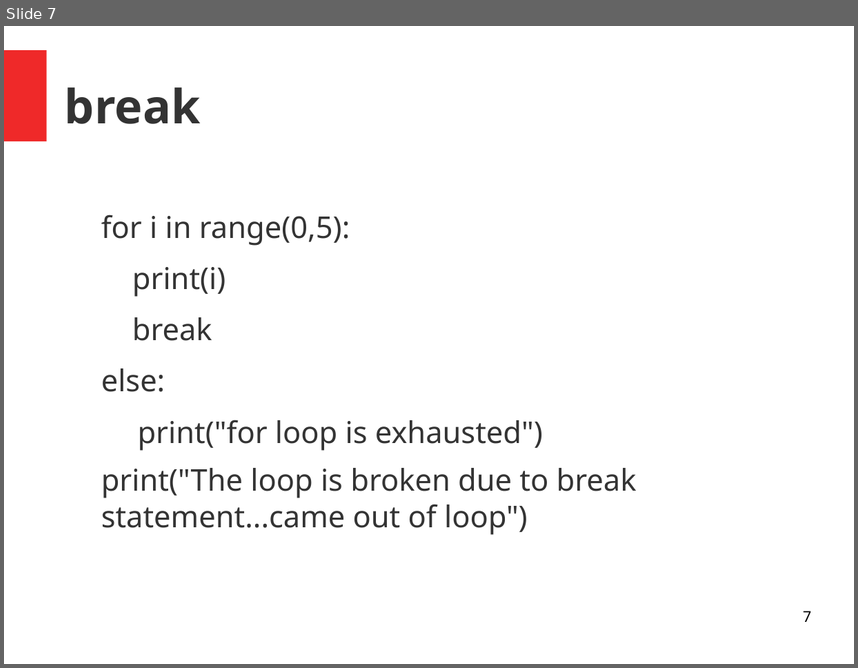
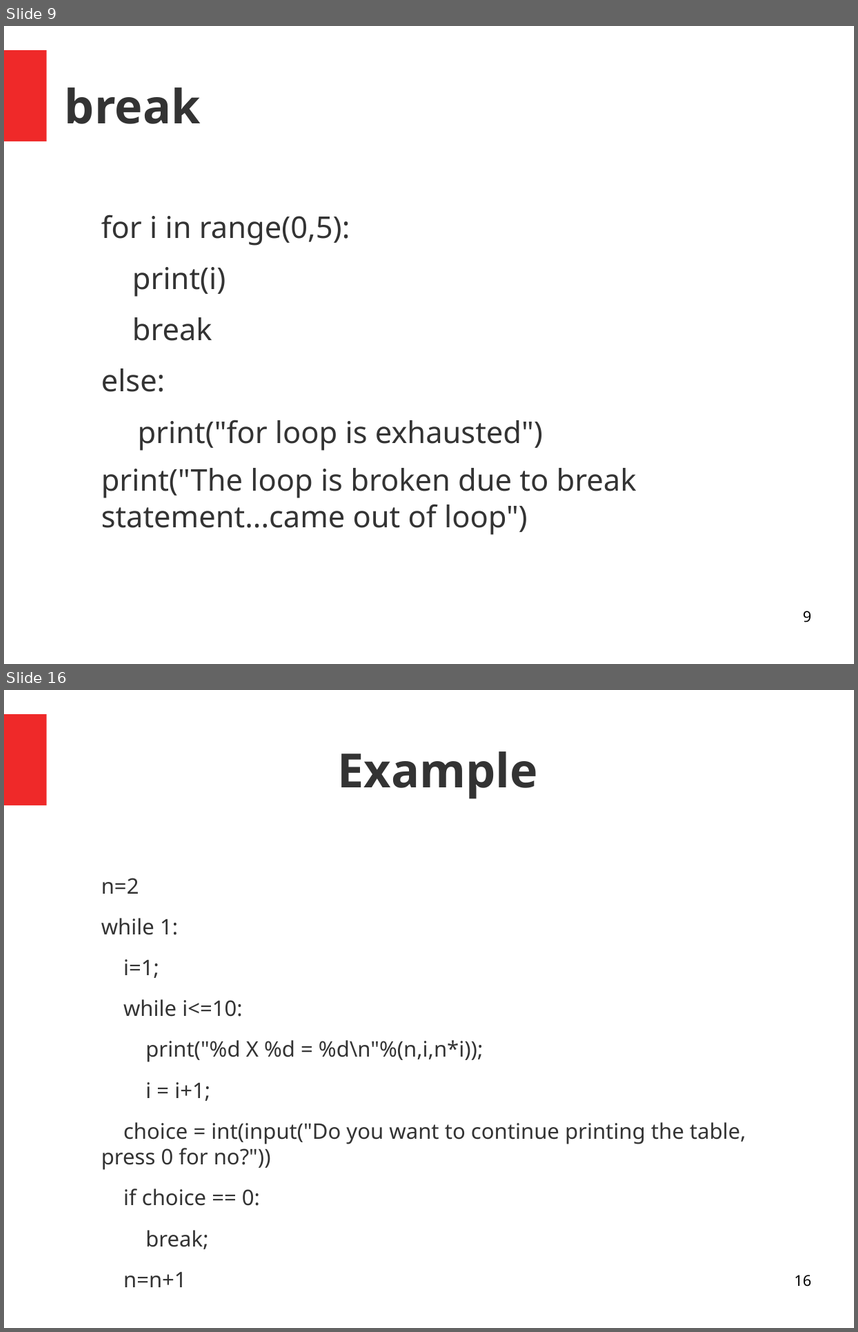
Before and after one commit to ApoorvaJu08/Python-khatmandu, a slide deck: Teaching/loops.odp. Shown one above the other, each under a label of ours: slide 7 before the commit, slides 9 and 16 after it; the slides between them are not shown. The pictures are 858x668 and 858x1332 pixels, drawn with LibreOffice and Linux fonts; fonts in the diff are those of the drawing. Boxes give left, top, right and bottom in pixels: in the first picture for what was removed or moved away, otherwise in the second. Text is boxed around its words. In the diff, an @@ line names an element or a change of style, - is before the commit and + after.

```diff
--- a/Teaching/loops.odp
+++ b/Teaching/loops.odp
@@ slide 16 added at <box>4,690,854,1328</box>, background #FFFFFF; not listed: 1 template element that a slide beside it also shows @@
@@ title added at <box>338,751,538,799</box>, 44 pt, text #333333, bold @@
+Example
@@ text added at <box>101,878,746,1249</box>, 20 pt, text #333333 @@
+n=2
+while 1:
+i=1;
+while i<=10:
+print("%d X %d = %d\n"%(n,i,n*i));
+i = i+1;
+choice = int(input("Do you want to continue printing the table, press 0 for no?"))
+if choice == 0:
+break;
+n=n+1
@@ page number added at <box>794,1274,811,1286</box>, 14 pt, text #000000 @@
+16
@@ what was slide 7 is now slide 9 @@
@@ page number at <box>803,610,811,622</box>: text changed @@
-7
+9
```
Also in this commit, not shown: 11 other slides added.
